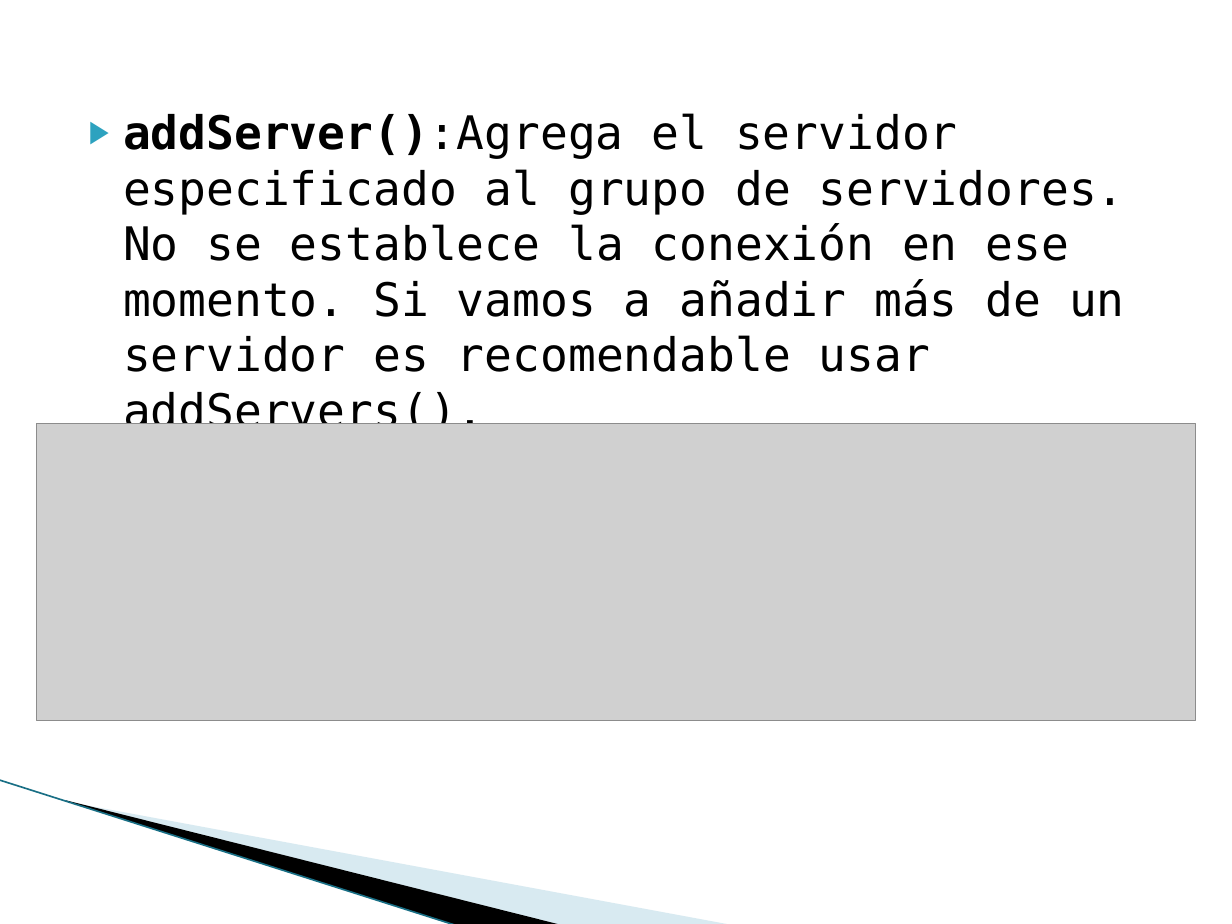
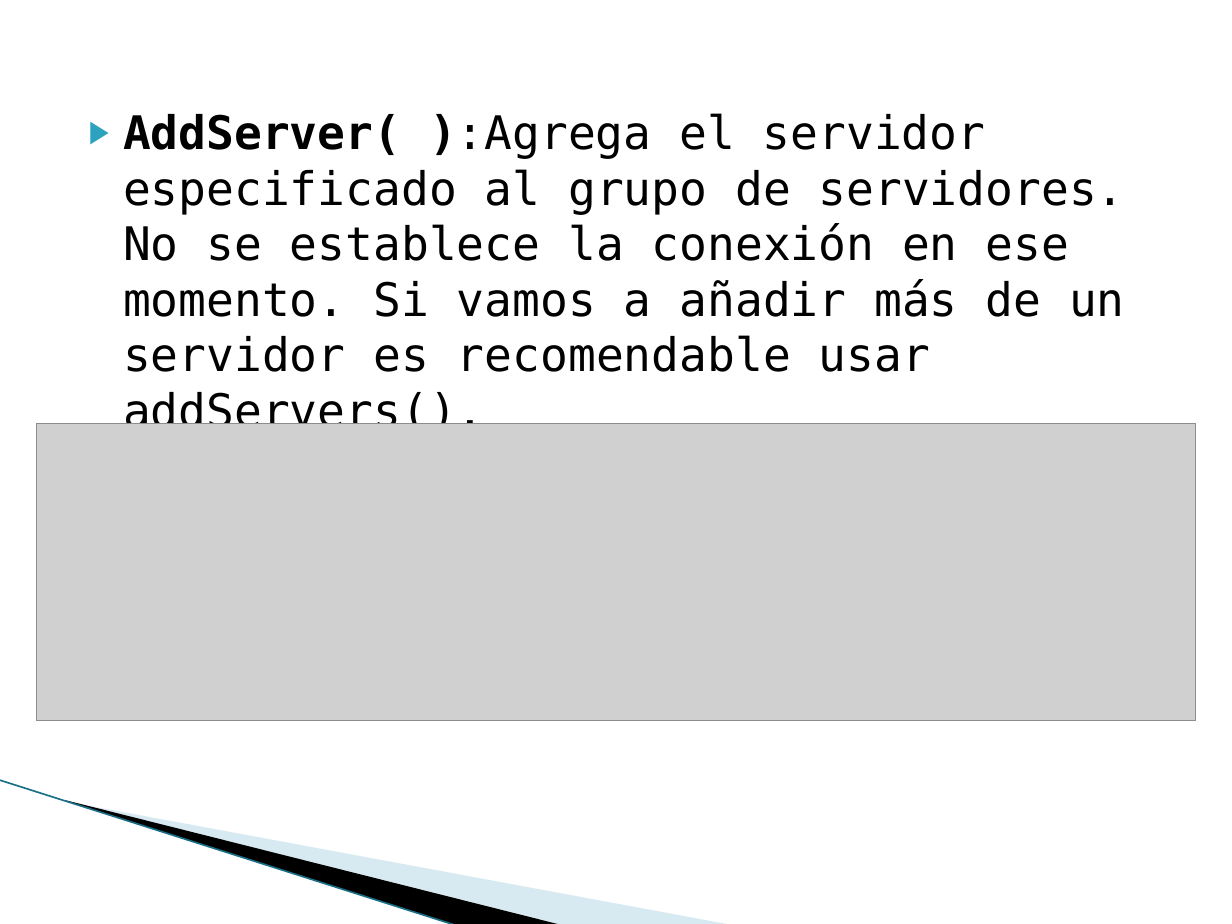
Before and after one commit to MariaOrgaz/swap1415, a slide deck: slide 7 of trabajo/transparencias.pptx (slide 8 before the commit). Drawn at 1232x924 pixels with LibreOffice and Linux fonts; fonts in the diff are those of the drawing; grey boxes stand for pictures; background and template pictures are left out. Boxes give left, top, right and bottom in pixels: in the first picture for what was removed or moved away, otherwise in the second. Text is boxed around its words. In the diff, an @@ line names an element or a change of style, - is before the commit and + after.

```diff
--- a/trabajo/transparencias.pptx
+++ b/trabajo/transparencias.pptx
@@ text at box(123, 113, 1125, 437): text changed @@
-▶ addServer():Agrega el servidor especificado al grupo de servidores. No se establece la conexión en ese momento. Si vamos a añadir más de un servidor es recomendable usar addServers().
+▶ AddServer( ):Agrega el servidor especificado al grupo de servidores. No se establece la conexión en ese momento. Si vamos a añadir más de un servidor es recomendable usar addServers().
```
Also in this commit, not shown: 10 other slides changed, 1 slide added, 1 slide removed, 2 other files.
